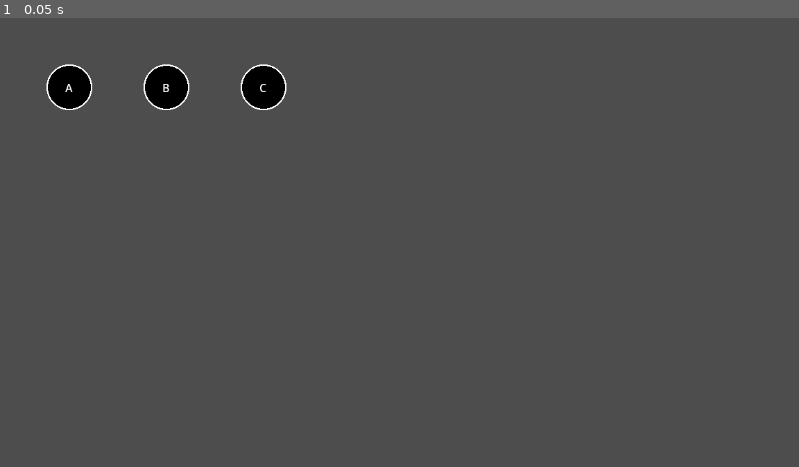
Above: before the commit, frame 1.
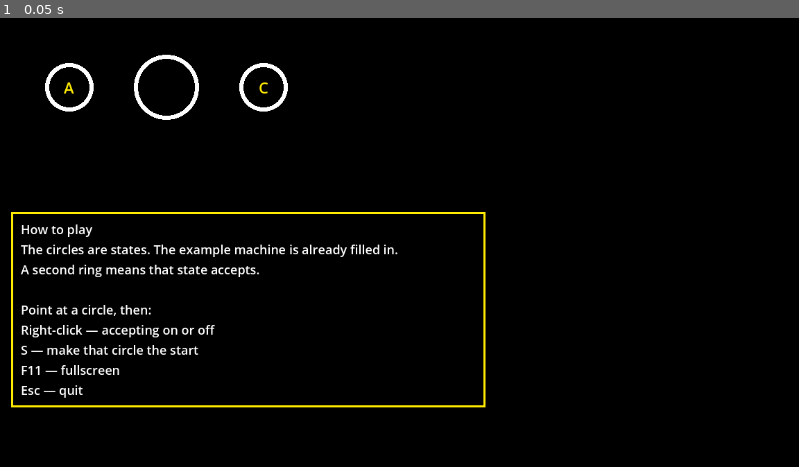
Above: after the commit, the same moment.

Repository: astrobeef/capstone
Game: Godot game, scene res://automata_2d.tscn
Two runs of this game, one before a commit and one after it. Both use one fixed random seed, a clock stepped at 60 frames per second and the inputs below. Before the commit the project has no main scene; this scene is started directly in both runs.
Inputs:
- Up to frame 1 (0.05 s): no input

The runs differ from the first frame. In frame 1, 99% of the frame differs, in the area x 0-100%, y 0-100%.

Commit message:
Basic logic for instructions

Diff:
--- a/automata_2d.gd
+++ b/automata_2d.gd
@@ -19,6 +19,12 @@
 		state_node.name = state_row.state
 		state_node.label_name = state_row.state
 		state_node.position = Vector2(100 + index * 140, 100)
+		if state_row.state == table.start_state:
+			state_node.condition_type = State2D.CONDITION_TYPE.START
+		elif state_row.state in table.accepting_states:
+			state_node.condition_type = State2D.CONDITION_TYPE.FINAL
+		else:
+			state_node.condition_type = State2D.CONDITION_TYPE.INTER
 		add_child(state_node)
 
 func reset() -> void:
@@ -33,3 +39,35 @@
 
 func is_accepting() -> bool:
 	return _current_state in table.accepting_states
+
+func _unhandled_input(event: InputEvent) -> void:
+	var state := _state_under_mouse()
+	if state == null:
+		return
+	if event.is_action_pressed("Toggle Accept"):
+		if state.condition_type == State2D.CONDITION_TYPE.FINAL:
+			state.condition_type = State2D.CONDITION_TYPE.INTER
+		else:
+			state.condition_type = State2D.CONDITION_TYPE.FINAL
+		get_viewport().set_input_as_handled()
+	elif event.is_action_pressed("Set Start State"):
+		_make_start(state)
+		get_viewport().set_input_as_handled()
+
+func _make_start(chosen: State2D) -> void:
+	for child in get_children():
+		var state := child as State2D
+		if state == null:
+			continue
+		if state == chosen:
+			state.condition_type = State2D.CONDITION_TYPE.START
+		elif state.condition_type == State2D.CONDITION_TYPE.START:
+			state.condition_type = State2D.CONDITION_TYPE.INTER
+
+func _state_under_mouse() -> State2D:
+	var mouse := get_global_mouse_position()
+	for child in get_children():
+		var state := child as State2D
+		if state != null and mouse.distance_to(state.global_position) <= 48.0:
+			return state
+	return null
--- a/automata_2d.tscn
+++ b/automata_2d.tscn
@@ -1,8 +1,44 @@
-[gd_scene load_steps=3 format=3 uid="uid://csgfh1bg6m5ed"]
+[gd_scene load_steps=4 format=3 uid="uid://csgfh1bg6m5ed"]
 
 [ext_resource type="Script" path="res://automata_2d.gd" id="1_1xosb"]
 [ext_resource type="Resource" uid="uid://cjmtjrbi2a713" path="res://Resources/example_table.tres" id="2_gbhe2"]
 
+[sub_resource type="StyleBoxFlat" id="StyleBoxFlat_help"]
+content_margin_left = 14.0
+content_margin_top = 12.0
+content_margin_right = 14.0
+content_margin_bottom = 12.0
+bg_color = Color(0, 0, 0, 1)
+border_width_left = 3
+border_width_top = 3
+border_width_right = 3
+border_width_bottom = 3
+border_color = Color(1, 0.92, 0, 1)
+
 [node name="Automata2D" type="Node2D"]
 script = ExtResource("1_1xosb")
 table = ExtResource("2_gbhe2")
+
+[node name="HelpLayer" type="CanvasLayer" parent="."]
+
+[node name="Help" type="PanelContainer" parent="HelpLayer"]
+offset_left = 16.0
+offset_top = 280.0
+offset_right = 700.0
+offset_bottom = 470.0
+mouse_filter = 2
+theme_override_styles/panel = SubResource("StyleBoxFlat_help")
+
+[node name="Label" type="Label" parent="HelpLayer/Help"]
+layout_mode = 2
+theme_override_colors/font_color = Color(1, 1, 1, 1)
+theme_override_font_sizes/font_size = 18
+text = "How to play
+The circles are states. The example machine is already filled in.
+A second ring means that state accepts.
+
+Point at a circle, then:
+Right-click — accepting on or off
+S — make that circle the start
+F11 — fullscreen
+Esc — quit"
--- a/project.godot
+++ b/project.godot
@@ -11,6 +11,7 @@
 [application]
 
 config/name="Capstone"
+run/main_scene="res://automata_2d.tscn"
 config/features=PackedStringArray("4.3", "GL Compatibility")
 config/icon="res://icon.svg"
 
@@ -63,8 +64,19 @@
 "events": [Object(InputEventKey,"resource_local_to_scene":false,"resource_name":"","device":-1,"window_id":0,"alt_press …(189 unchanged characters)…
 ]
 }
+"Toggle Accept"={
+"deadzone": 0.5,
+"events": [Object(InputEventMouseButton,"resource_local_to_scene":false,"resource_name":"","device":-1,"window_id":0,"alt_pressed":false,"shift_pressed":false,"ctrl_pressed":false,"meta_pressed":false,"button_mask":2,"position":Vector2(0, 0),"global_position":Vector2(0, 0),"factor":1.0,"button_index":2,"canceled":false,"pressed":true,"double_click":false,"script":null)
+]
+}
+"Set Start State"={
+"deadzone": 0.5,
+"events": [Object(InputEventKey,"resource_local_to_scene":false,"resource_name":"","device":-1,"window_id":0,"alt_pressed":false,"shift_pressed":false,"ctrl_pressed":false,"meta_pressed":false,"pressed":false,"keycode":0,"physical_keycode":83,"key_label":0,"unicode":0,"location":0,"echo":false,"script":null)
+]
+}
 
 [rendering]
 
 renderer/rendering_method="gl_compatibility"
 renderer/rendering_method.mobile="gl_compatibility"
+environment/defaults/default_clear_color=Color(0, 0, 0, 1)
--- a/state_2d.gd
+++ b/state_2d.gd
@@ -27,7 +27,7 @@
 		condition_type_changed.connect(_on_type_changed, ConnectFlags.CONNECT_DEFERRED)
 
 func _ready() -> void:
-	_on_type_changed(CONDITION_TYPE.START, CONDITION_TYPE.INTER)
+	_on_type_changed(_condition_type, condition_type)
 	_label.text = label_name
 
 func _on_type_changed(_old: CONDITION_TYPE, new: CONDITION_TYPE):
--- a/state_2d.tscn
+++ b/state_2d.tscn
@@ -10,7 +10,7 @@
 
 [node name="DrawCircle2D" parent="." instance=ExtResource("2_uu07u")]
 position = Vector2(0, 0)
-stroke_width = 2.0
+stroke_width = 6.0
 
 [node name="Label" type="Label" parent="DrawCircle2D"]
 anchors_preset = 8
@@ -24,6 +24,10 @@
 offset_bottom = 11.5
 grow_horizontal = 2
 grow_vertical = 2
+theme_override_colors/font_color = Color(1, 0.92, 0, 1)
+theme_override_colors/font_outline_color = Color(0, 0, 0, 1)
+theme_override_constants/outline_size = 8
+theme_override_font_sizes/font_size = 22
 text = "a"
 horizontal_alignment = 1
 vertical_alignment = 1
@@ -31,5 +35,5 @@
 [node name="DrawCircle2D-Accept" type="Node2D" parent="DrawCircle2D"]
 visible = false
 script = ExtResource("1_ys5ni")
-radius = 38.0
-stroke_width = 2.0
+radius = 44.0
+stroke_width = 6.0
--- a/transition_table_gui.gd
+++ b/transition_table_gui.gd
@@ -60,6 +60,10 @@
 	label.custom_minimum_size = Vector2(80, 28)
 	label.horizontal_alignment = HORIZONTAL_ALIGNMENT_CENTER
 	label.vertical_alignment = VERTICAL_ALIGNMENT_CENTER
+	label.add_theme_color_override("font_color", Color.WHITE)
+	label.add_theme_color_override("font_outline_color", Color.BLACK)
+	label.add_theme_constant_override("outline_size", 6)
+	label.add_theme_font_size_override("font_size", 20)
 	_grid.add_child(label)
 	if Engine.is_editor_hint():
 		label.owner = get_tree().edited_scene_root
@@ -68,8 +72,16 @@
 	var le := LineEdit.new()
 	le.name = node_name
 	le.text = value
-	le.custom_minimum_size = Vector2(80, 28)
+	le.custom_minimum_size = Vector2(80, 36)
 	le.alignment = HORIZONTAL_ALIGNMENT_CENTER
+	le.add_theme_color_override("font_color", Color.BLACK)
+	le.add_theme_color_override("caret_color", Color.BLACK)
+	le.add_theme_font_size_override("font_size", 20)
+	var field := StyleBoxFlat.new()
+	field.bg_color = Color.WHITE
+	field.content_margin_left = 6
+	field.content_margin_right = 6
+	le.add_theme_stylebox_override("normal", field)
 	_grid.add_child(le)
 	if Engine.is_editor_hint():
 		le.owner = get_tree().edited_scene_root
Not shown, changed: .gitignore
